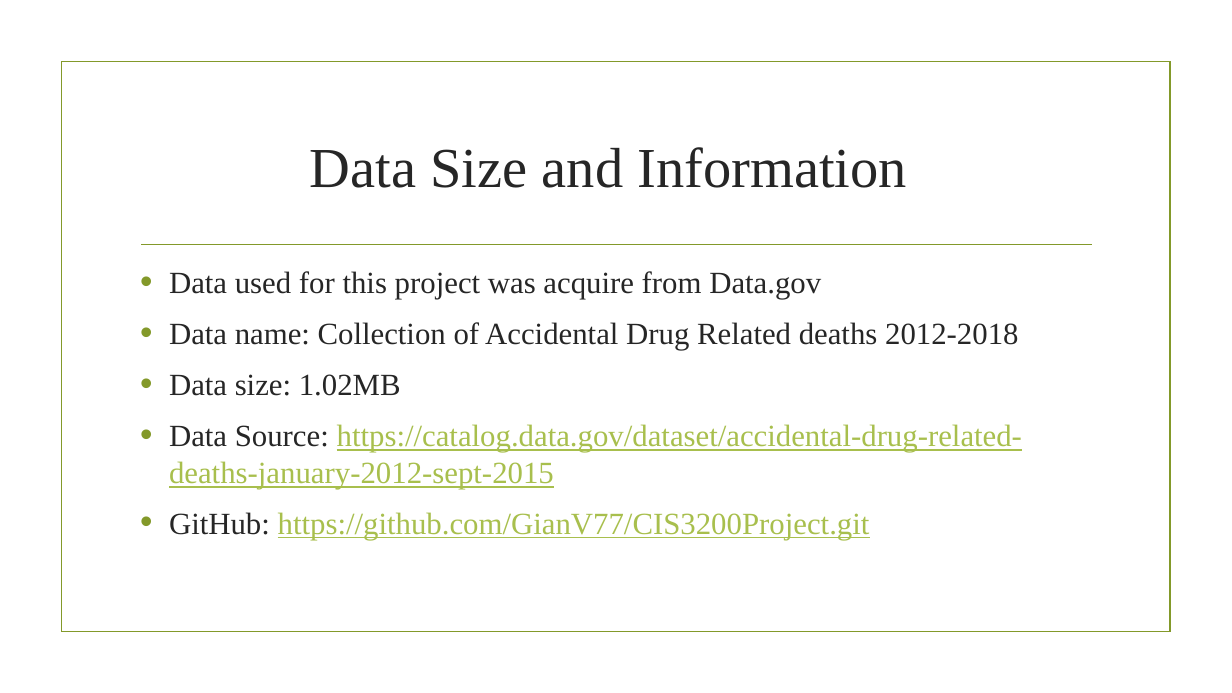
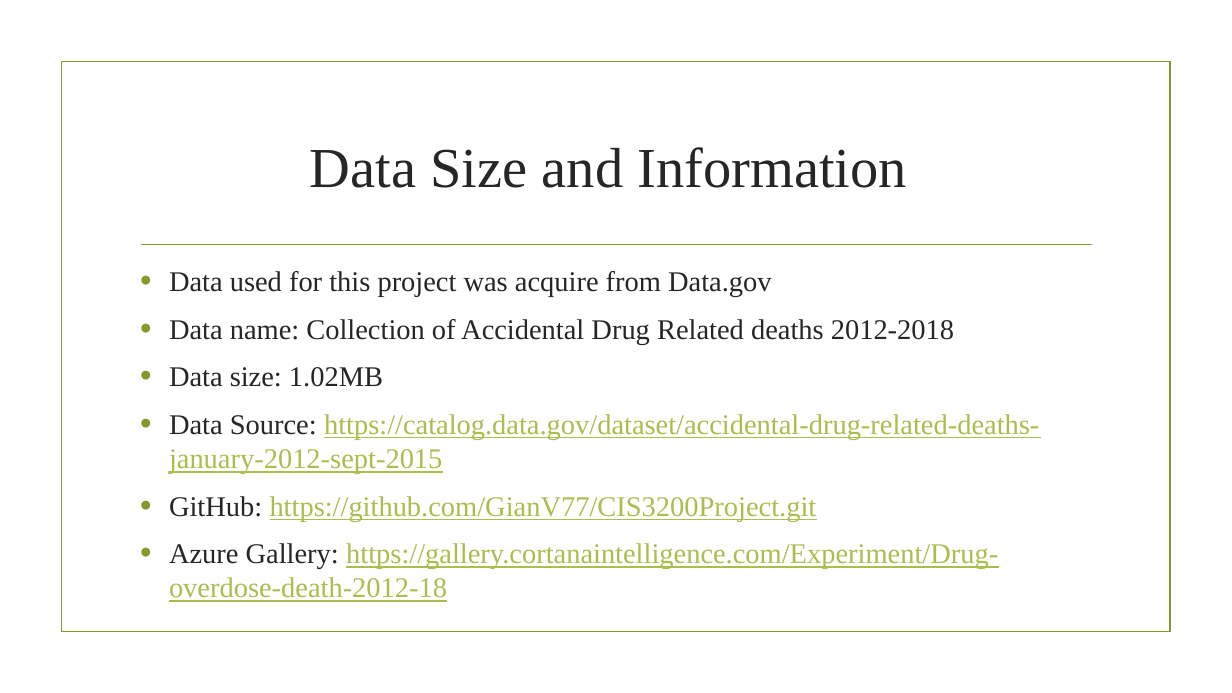
Before and after one commit to GianV77/CIS3200Project, a slide deck: slide 3 of Project/1-CIS3200 Project.pptx. Drawn at 1232x693 pixels with LibreOffice and Linux fonts; fonts in the diff are those of the drawing; background and template pictures are left out. Boxes give left, top, right and bottom in pixels: in the first picture for what was removed or moved away, otherwise in the second. Text is boxed around its words. In the diff, an @@ line names an element or a change of style, - is before the commit and + after.

```diff
--- a/Project/1-CIS3200 Project.pptx
+++ b/Project/1-CIS3200 Project.pptx
@@ text at box(169, 271, 1039, 522): size 24 to 22.2 pt in "Data used for this project was acquire ...", "Data name: Collection of Accidental Drug Related ...", "Data size: 1.02MB", "Data Source: https://catalog.data.gov/dataset/accidental-dru ..." and 1 more places @@
@@ text at box(169, 543, 998, 602): paragraph added @@
+• Azure Gallery: https://gallery.cortanaintelligence.com/Experiment/Drug-overdose-death-2012-18
```
Also in this commit, not shown: 1 other file.
